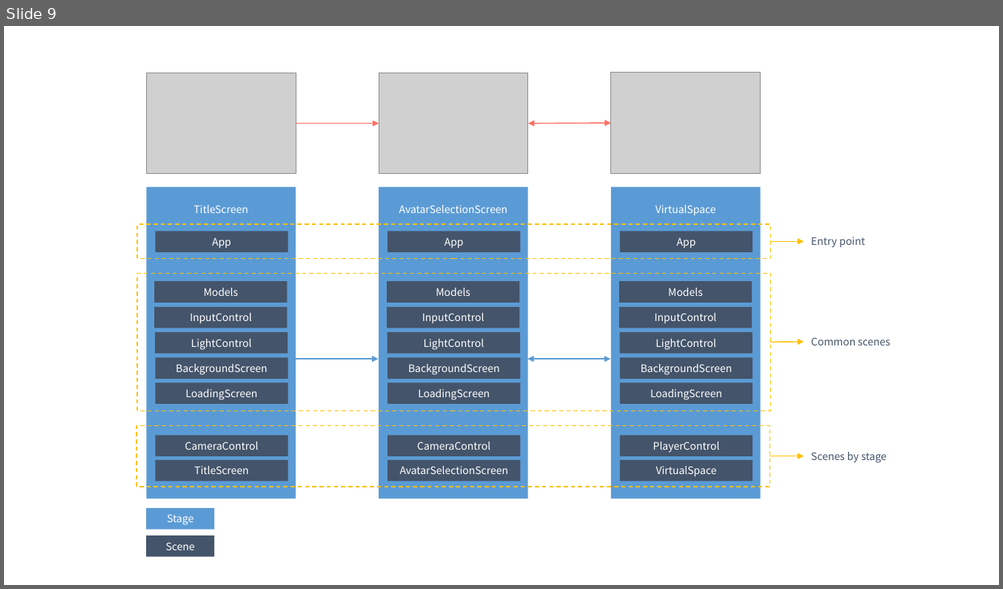
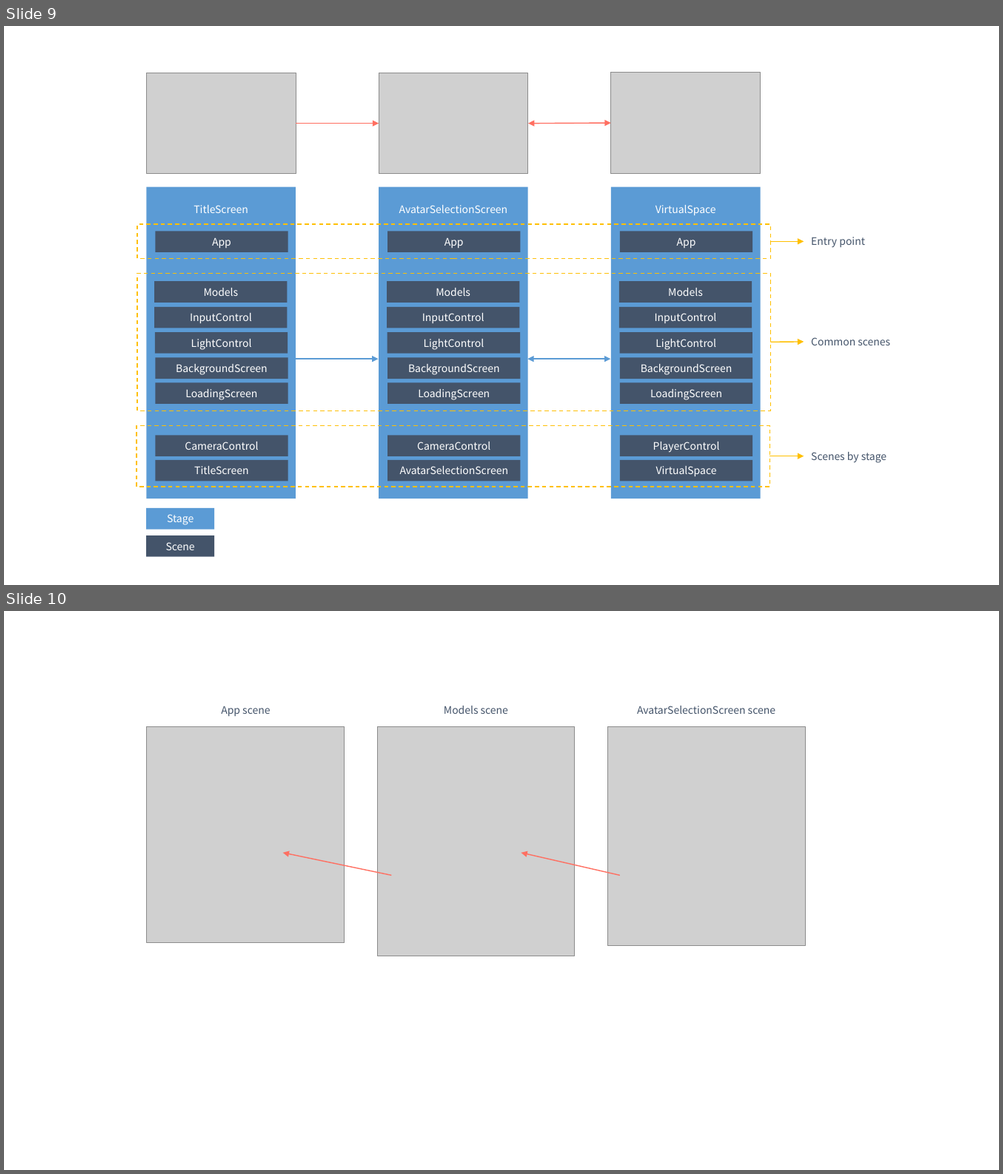
Before and after one commit to extreal-dev/Extreal.Guide, a slide deck: work/work.pptx. Shown one above the other, each under a label of ours: slide 9 before the commit, slides 9 and 10 after it. The pictures are 1003x589 and 1003x1174 pixels, drawn with LibreOffice and Linux fonts; fonts in the diff are those of the drawing; grey boxes stand for pictures. Boxes give left, top, right and bottom in pixels: in the first picture for what was removed or moved away, otherwise in the second. Text is boxed around its words. In the diff, an @@ line names an element or a change of style, - is before the commit and + after.

```diff
--- a/work/work.pptx
+++ b/work/work.pptx
@@ slide 10 added at bbox=[4, 611, 999, 1170], background #FFFFFF @@
@@ text added at bbox=[221, 706, 270, 716], 10 pt, text #44546A @@
+App scene
@@ text added at bbox=[444, 706, 508, 714], 10 pt, text #44546A @@
+Models scene
@@ text added at bbox=[637, 706, 775, 714], 10 pt, text #44546A @@
+AvatarSelectionScreen scene
@@ picture added at bbox=[147, 726, 344, 943] @@
@@ picture added at bbox=[378, 726, 575, 957] @@
@@ picture added at bbox=[608, 726, 805, 945] @@
@@ arrow added from (391, 876) to (283, 853), #FF6F61 1 pt @@
@@ arrow added from (620, 876) to (521, 853), #FF6F61 1 pt @@
```
Also in this commit, not shown: 1 other slide added, 3 other files.
